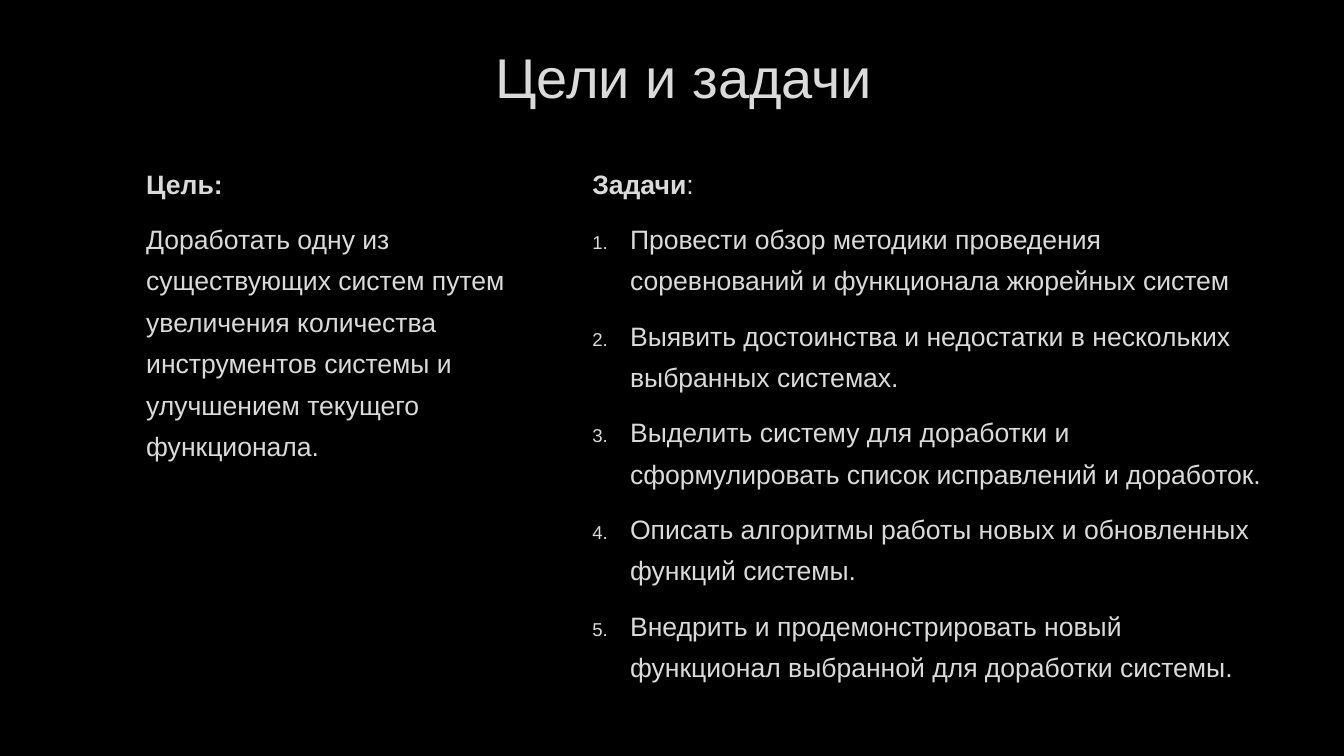
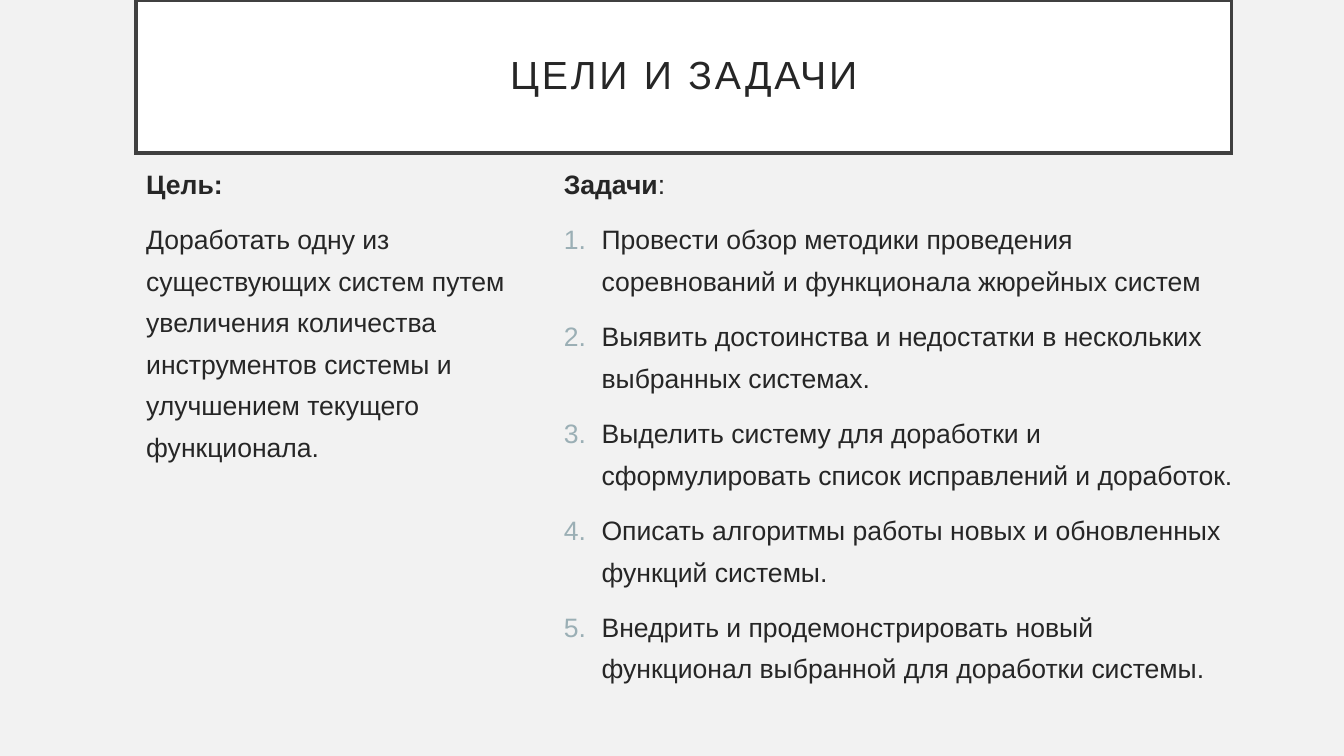
Before and after one commit to PolMarzia/diplom, a slide deck: slide 3 of Prez.pptx. Drawn at 1344x756 pixels with LibreOffice and Linux fonts; fonts in the diff are those of the drawing; background and template pictures are left out. Boxes give left, top, right and bottom in pixels: in the first picture for what was removed or moved away, otherwise in the second. Text is boxed around its words. In the diff, an @@ line names an element or a change of style, - is before the commit and + after.

```diff
--- a/Prez.pptx
+++ b/Prez.pptx
@@ background picture (left out) to #F2F2F2 @@
@@ title "ЦЕЛИ И ЗАДАЧИ": place and size @@
-title "ЦЕЛИ И ЗАДАЧИ" at <box>496,59,872,108</box>
+title "ЦЕЛИ И ЗАДАЧИ" at <box>136,0,1232,153</box>
@@ title "ЦЕЛИ И ЗАДАЧИ" at <box>136,0,1232,153</box>: fill none to #FFFFFF; outline none to #404040 2.5 pt @@
@@ title at <box>510,62,672,97</box>: text changed; size 40 to 28 pt; text colour #DADADA to #262626 @@
-Цели и задачи
+ЦЕЛИ И ЗАДАЧИ
@@ text "Цель:" at <box>146,175,504,462</box>: text colour #DADADA to #262626, letter outline #404040 0.75 pt to none @@
@@ text "Задачи:": place and size @@
-text "Задачи:" at <box>592,175,1261,683</box>
+text "Задачи:" at <box>564,175,1233,684</box>
@@ text "Задачи:" at <box>564,175,1233,684</box>: text colour #DADADA to #262626, letter outline #404040 0.75 pt to none; bullet colour #DADADA to #9BAFB5 @@
```
Also in this commit, not shown: 15 other slides changed, 2 other files.
